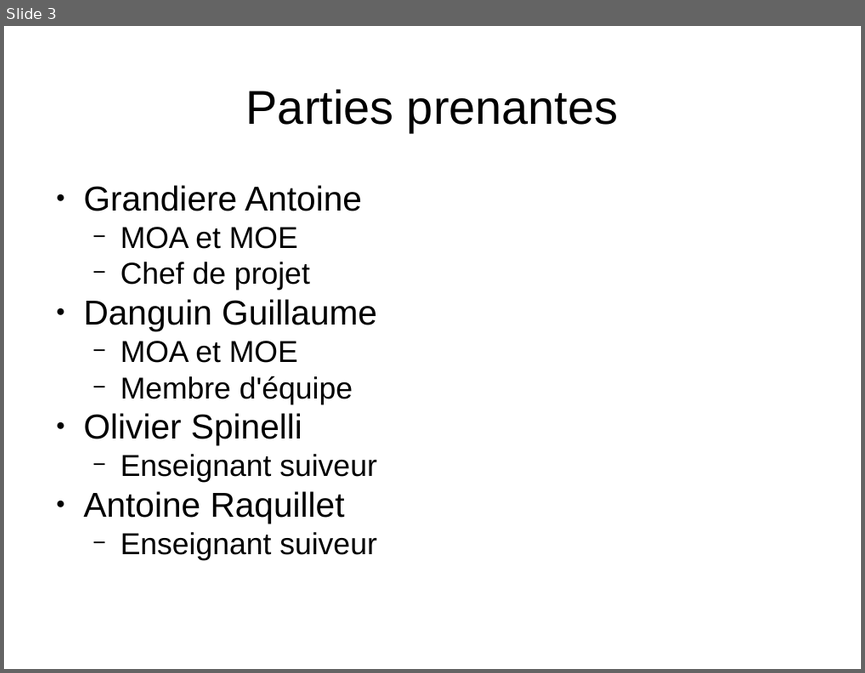
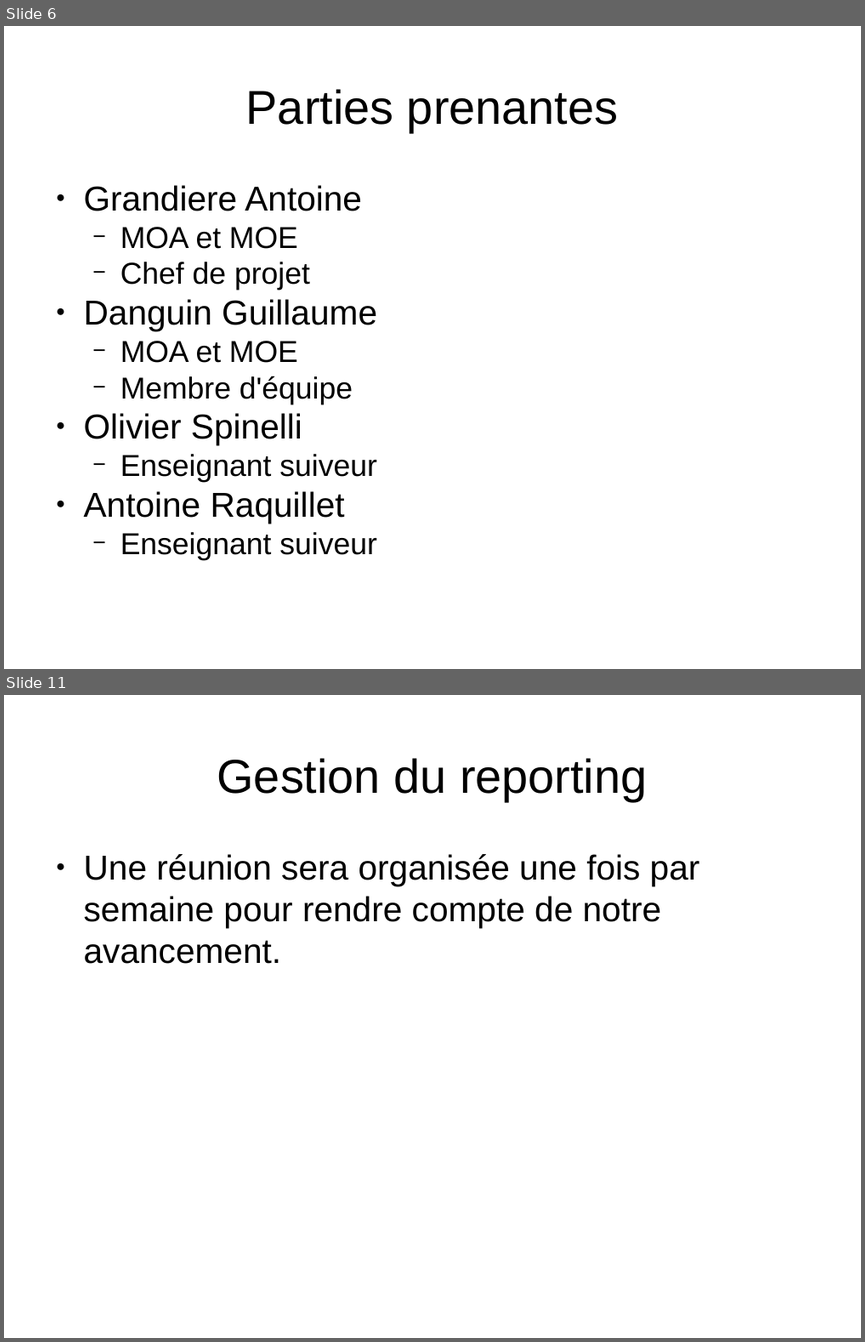
Before and after one commit to Mach12/Linguissime, a slide deck: Avant-projet/Itération 0.pptx. Shown one above the other, each under a label of ours: slide 3 before the commit, slides 6 and 11 after it; the slides between them are not shown. The pictures are 865x673 and 865x1342 pixels, drawn with LibreOffice and Linux fonts; fonts in the diff are those of the drawing. Boxes give left, top, right and bottom in pixels: in the first picture for what was removed or moved away, otherwise in the second. Text is boxed around its words. In the diff, an @@ line names an element or a change of style, - is before the commit and + after.

```diff
--- a/Avant-projet/Itération 0.pptx
+++ b/Avant-projet/Itération 0.pptx
@@ slide 11 added at box(4, 695, 861, 1338), background #FFFFFF @@
@@ text added at box(217, 758, 647, 801), 44 pt, text #000000 @@
+Gestion du reporting
@@ text added at box(84, 854, 700, 964), 32 pt, text #000000 @@
+● Une réunion sera organisée une fois par semaine pour rendre compte de notre avancement.
@@ what was slide 3 is now slide 6 @@
```
Also in this commit, not shown: 1 slide changed, 11 other slides added, 2 other files.
